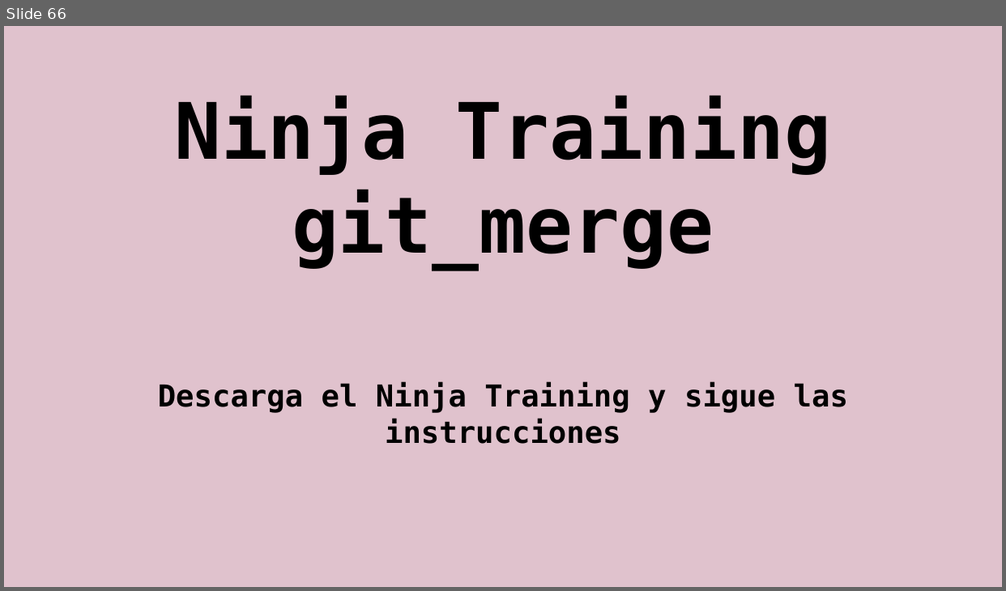
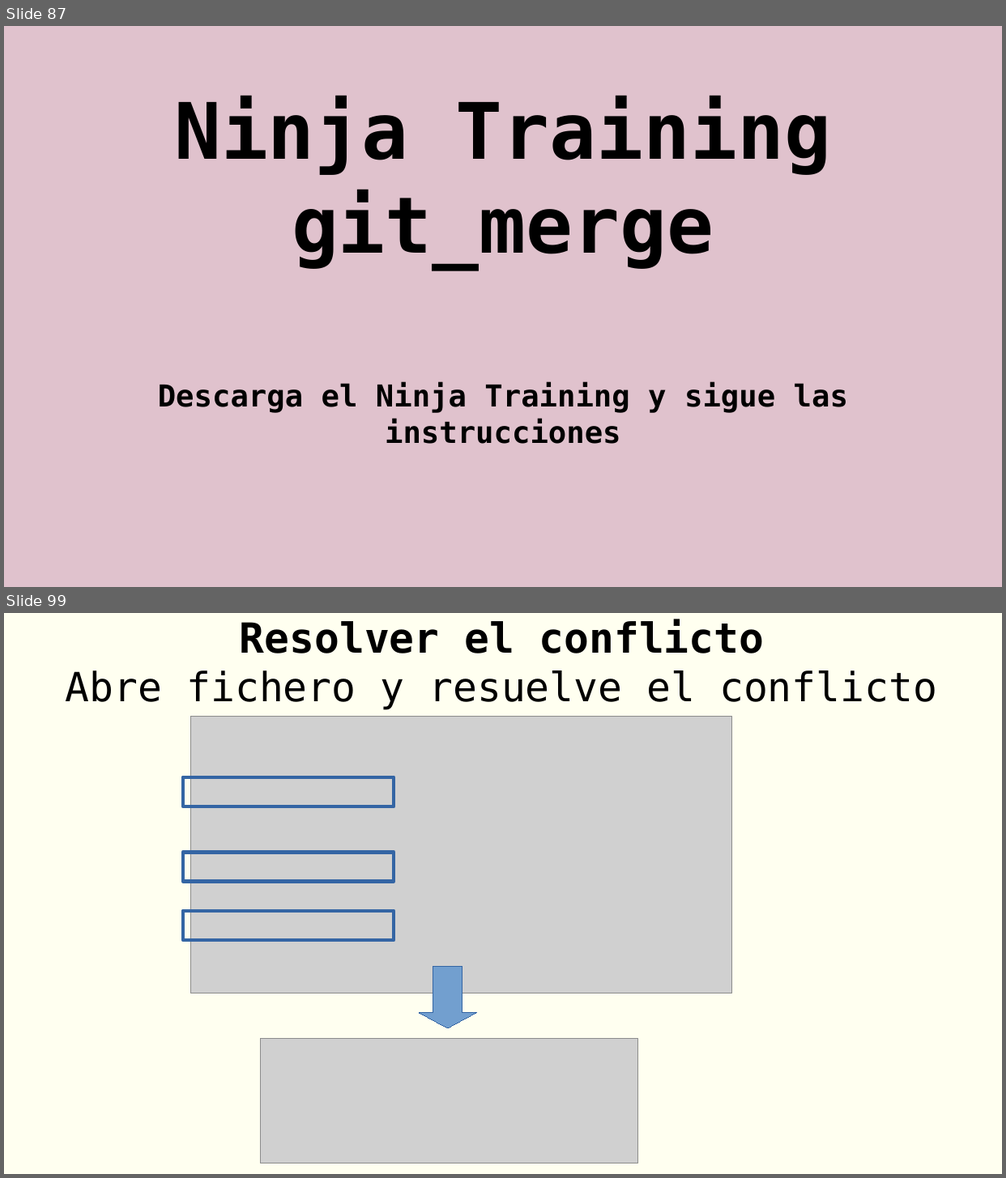
Before and after one commit to rgmf/eed2425, a slide deck: ut/02_control_de_versiones/presentacion/02_git_local.odp. Shown one above the other, each under a label of ours: slide 66 before the commit, slides 87 and 99 after it; the slides between them are not shown. The pictures are 1006x591 and 1006x1178 pixels, drawn with LibreOffice and Linux fonts; fonts in the diff are those of the drawing; grey boxes stand for pictures. Boxes give left, top, right and bottom in pixels: in the first picture for what was removed or moved away, otherwise in the second. Text is boxed around its words. In the diff, an @@ line names an element or a change of style, - is before the commit and + after.

```diff
--- a/ut/02_control_de_versiones/presentacion/02_git_local.odp
+++ b/ut/02_control_de_versiones/presentacion/02_git_local.odp
@@ slide 99 added at bbox=[4, 613, 1002, 1174], background #FFFFF0 @@
@@ title added at bbox=[66, 619, 937, 710], 32 pt, text #000000 @@
+Resolver el conflicto
+Abre fichero y resuelve el conflicto
@@ picture added at bbox=[190, 716, 732, 994] @@
@@ rectangle added at bbox=[183, 777, 394, 807], outline #3465A4 3 pt @@
@@ rectangle added at bbox=[183, 852, 394, 881], outline #3465A4 3 pt @@
@@ rectangle added at bbox=[183, 911, 394, 940], outline #3465A4 3 pt @@
@@ down arrow added at bbox=[419, 967, 475, 1029], fill #729FCF, outline #3465A4 0 pt @@
@@ picture added at bbox=[260, 1038, 638, 1164] @@
@@ what was slide 66 is now slide 87 @@
```
Also in this commit, not shown: 7 slides changed, 40 other slides added, 24 other files.
